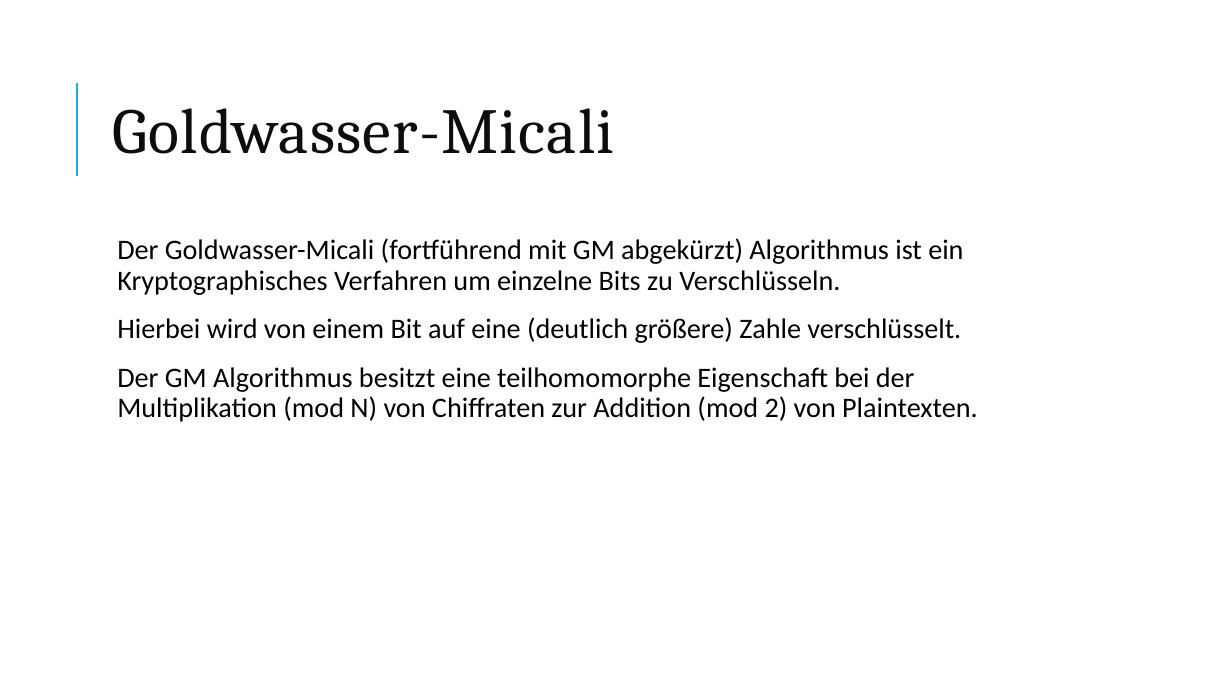
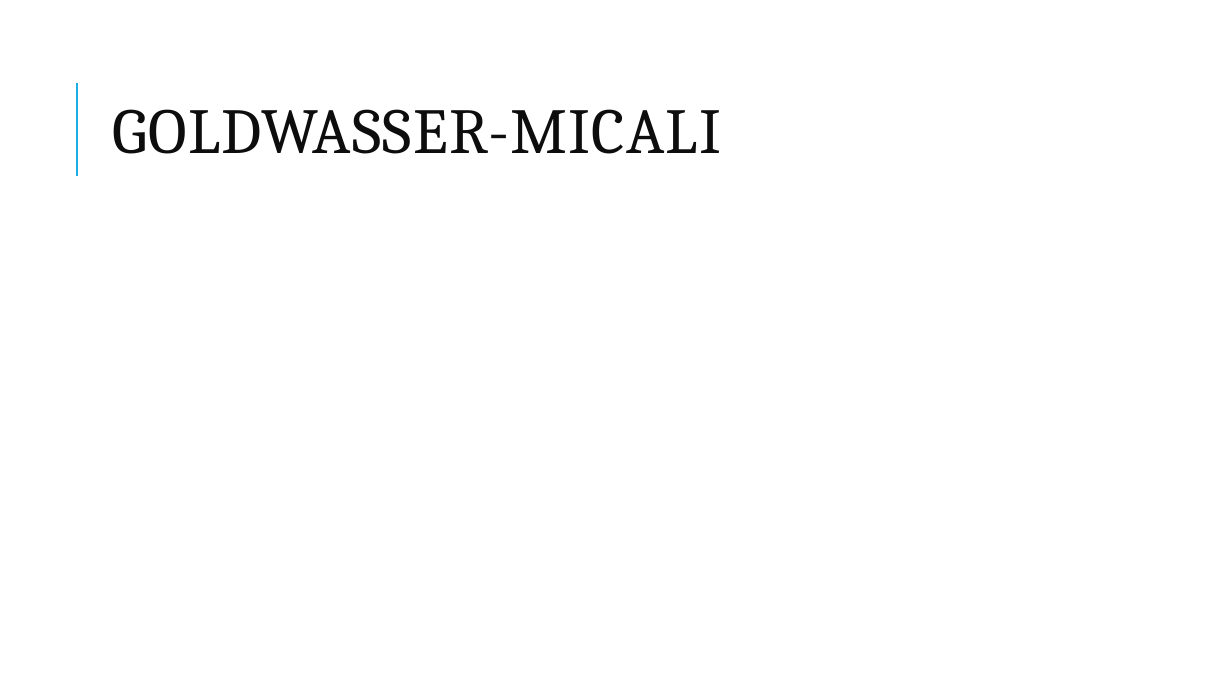
Before and after one commit to kohlerta/Krypto, a slide deck: slide 22 of hannah_raimund_tanja.pptx (slide 24 before the commit). Drawn at 1232x693 pixels with LibreOffice and Linux fonts; fonts in the diff are those of the drawing; grey boxes stand for pictures. Boxes give left, top, right and bottom in pixels: in the first picture for what was removed or moved away, otherwise in the second. Text is boxed around its words. In the diff, an @@ line names an element or a change of style, - is before the commit and + after.

```diff
--- a/hannah_raimund_tanja.pptx
+++ b/hannah_raimund_tanja.pptx
@@ title at [113, 109, 722, 154]: text changed @@
-Goldwasser-Micali
+GOLDWASSER-MICALI
@@ text removed at [117, 238, 978, 422] @@
-  Der Goldwasser-Micali (fortführend mit GM abgekürzt) Algorithmus ist ein Kryptographisches Verfahren um einzelne Bits zu Verschlüsseln.
-  Hierbei wird von einem Bit auf eine (deutlich größere) Zahle verschlüsselt.
-  Der GM Algorithmus besitzt eine teilhomomorphe Eigenschaft bei der Multiplikation (mod N) von Chiffraten zur Addition (mod 2) von Plaintexten.
```
Also in this commit, not shown: 16 other slides changed, 16 slides added, 10 slides removed, 7 other files.
